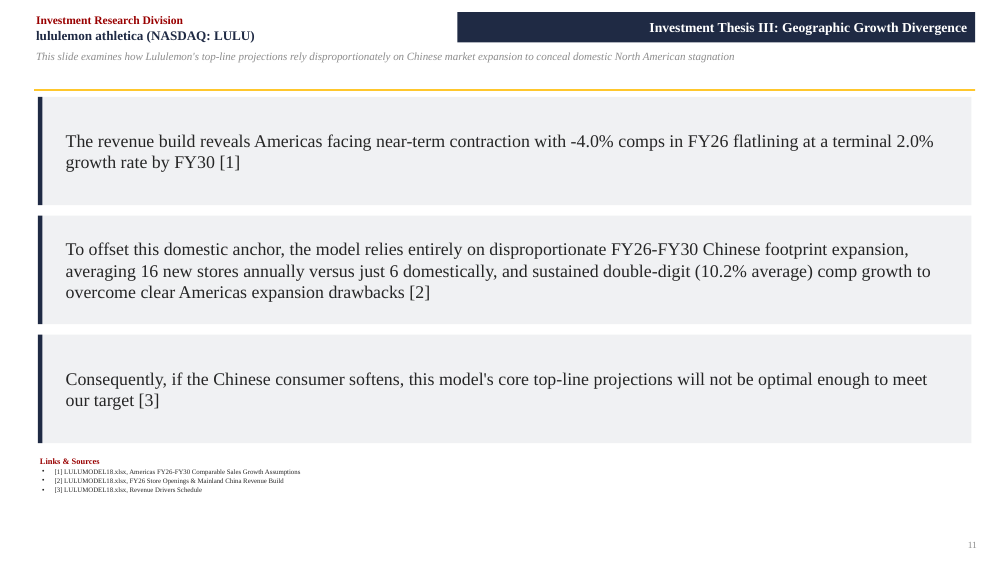
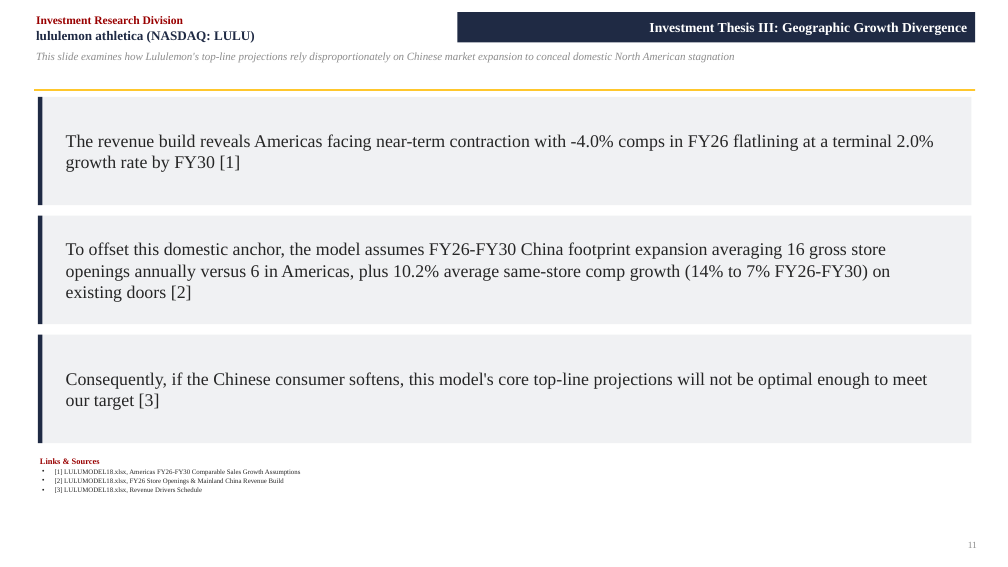
Before and after one commit to vengeanceaiUSC/RM, a slide deck: slide 11 of LULU/LULU_Investment_Pitch_Deck.pptx. Drawn at 1008x567 pixels with LibreOffice and Linux fonts; fonts in the diff are those of the drawing. Boxes give left, top, right and bottom in pixels: in the first picture for what was removed or moved away, otherwise in the second. Text is boxed around its words. In the diff, an @@ line names an element or a change of style, - is before the commit and + after.

```diff
--- a/LULU/LULU_Investment_Pitch_Deck.pptx
+++ b/LULU/LULU_Investment_Pitch_Deck.pptx
@@ text at (66, 242, 891, 302): text changed @@
-To offset this domestic anchor, the model relies entirely on disproportionate FY26-FY30 Chinese footprint expansion, averaging 16 new stores annually versus just 6 domestically, and sustained double-digit (10.2% average) comp growth to overcome clear Americas expansion drawbacks [2]
+To offset this domestic anchor, the model assumes FY26-FY30 China footprint expansion averaging 16 gross store openings annually versus 6 in Americas, plus 10.2% average same-store comp growth (14% to 7% FY26-FY30) on existing doors [2]
```
Also in this commit, not shown: 3 other slides changed, 3 other files.
